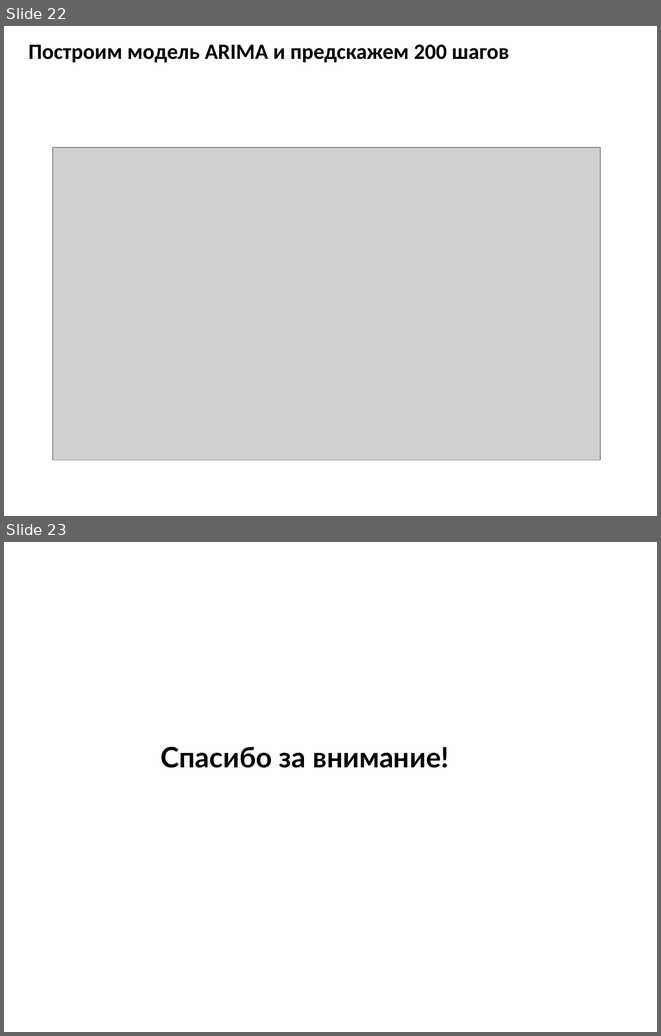
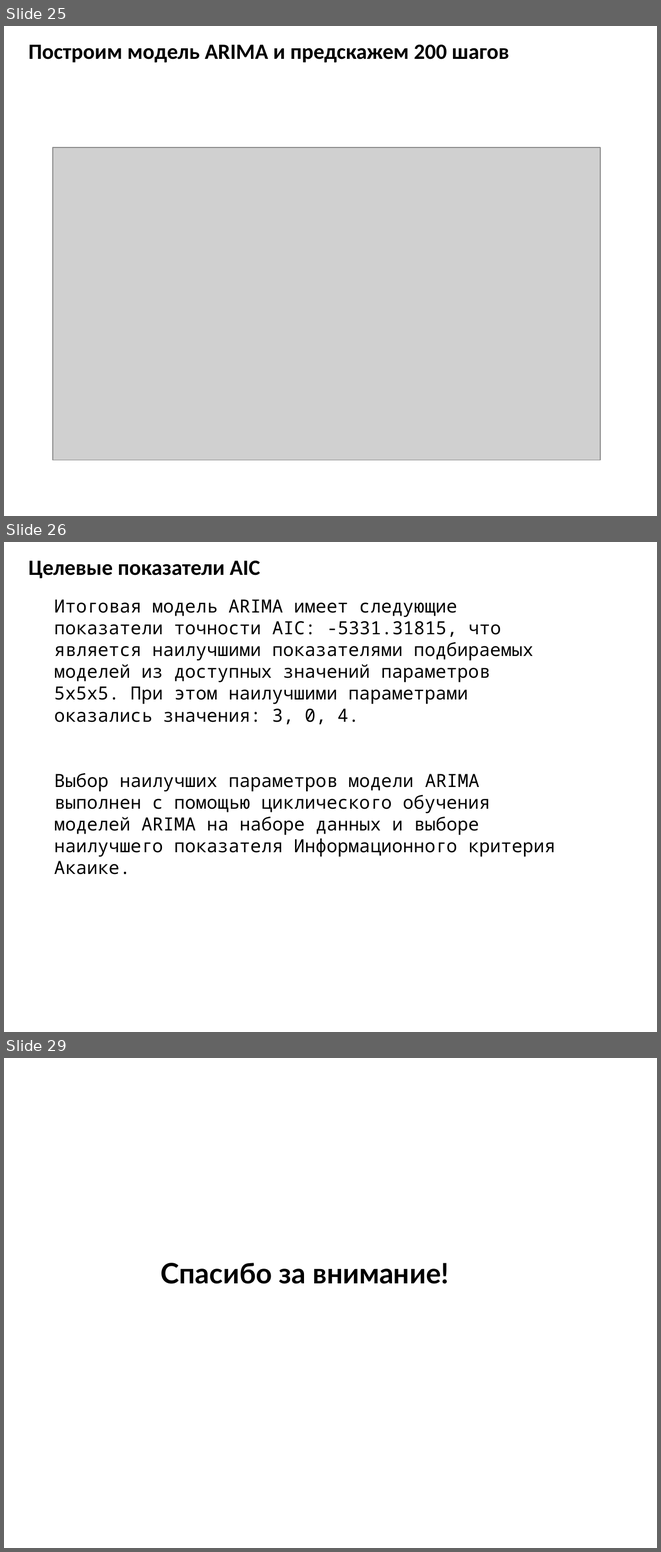
Before and after one commit to VSterkhov/CryptoCurrencyTrading_public, a slide deck: Netology_Презентация_Стерхов В.pptx. Shown one above the other, each under a label of ours: slides 22 and 23 before the commit, slides 25, 26 and 29 after it; the slides between them are not shown. The pictures are 661x1036 and 661x1552 pixels, drawn with LibreOffice and Linux fonts; fonts in the diff are those of the drawing; grey boxes stand for pictures. Boxes give left, top, right and bottom in pixels: in the first picture for what was removed or moved away, otherwise in the second. Text is boxed around its words. In the diff, an @@ line names an element or a change of style, - is before the commit and + after.

```diff
--- a/Netology_Презентация_Стерхов В.pptx
+++ b/Netology_Презентация_Стерхов В.pptx
@@ slide 26 added at [4, 542, 657, 1032], background #FFFFFF @@
@@ text added at [28, 561, 261, 579], 24 pt, text #000000, bold @@
+Целевые показатели AIC
@@ text added at [54, 602, 555, 857], 20 pt, text #000000 @@
+Итоговая модель ARIMA имеет следующие показатели точности AIC: -5331.31815, что является наилучшими показателями подбираемых моделей из доступных значений параметров 5х5х5. При этом наилучшими параметрами оказались значения: 3, 0, 4.
+Выбор наилучших параметров модели ARIMA выполнен с помощью циклического обучения моделей ARIMA на наборе данных и выборе наилучшего показателя Информационного критерия Акаике.
@@ what was slide 22 is now slide 25 @@
@@ what was slide 23 is now slide 29 @@
```
Also in this commit, not shown: 2 slides changed, 5 other slides added, 1 other file.
